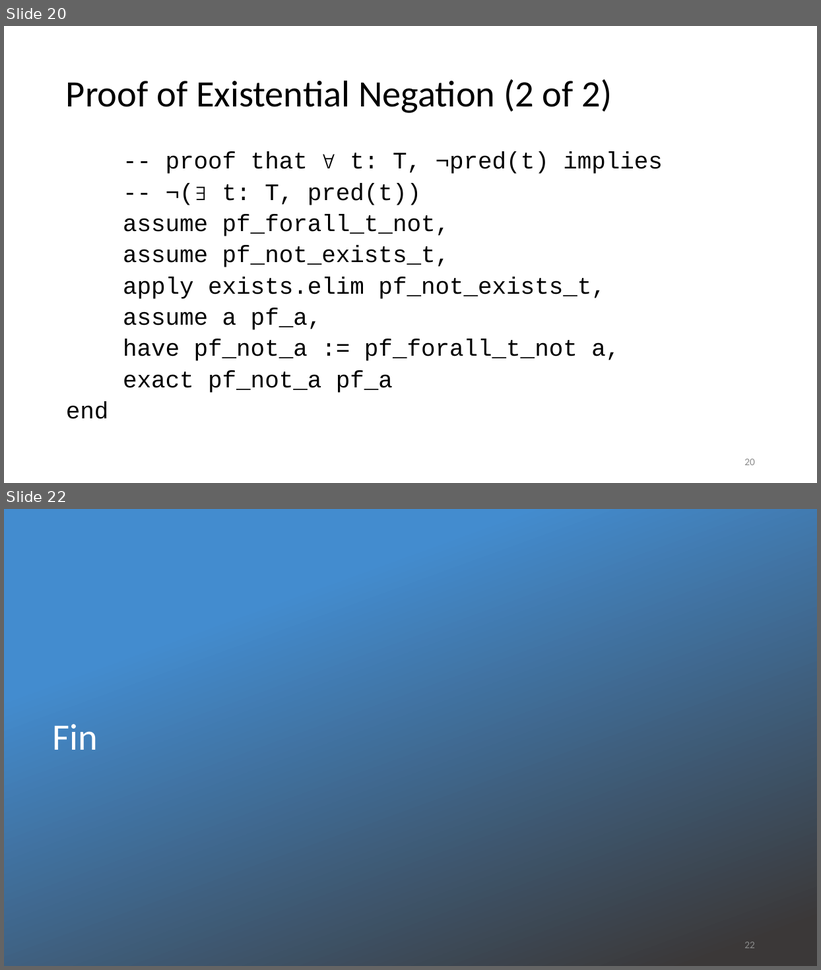
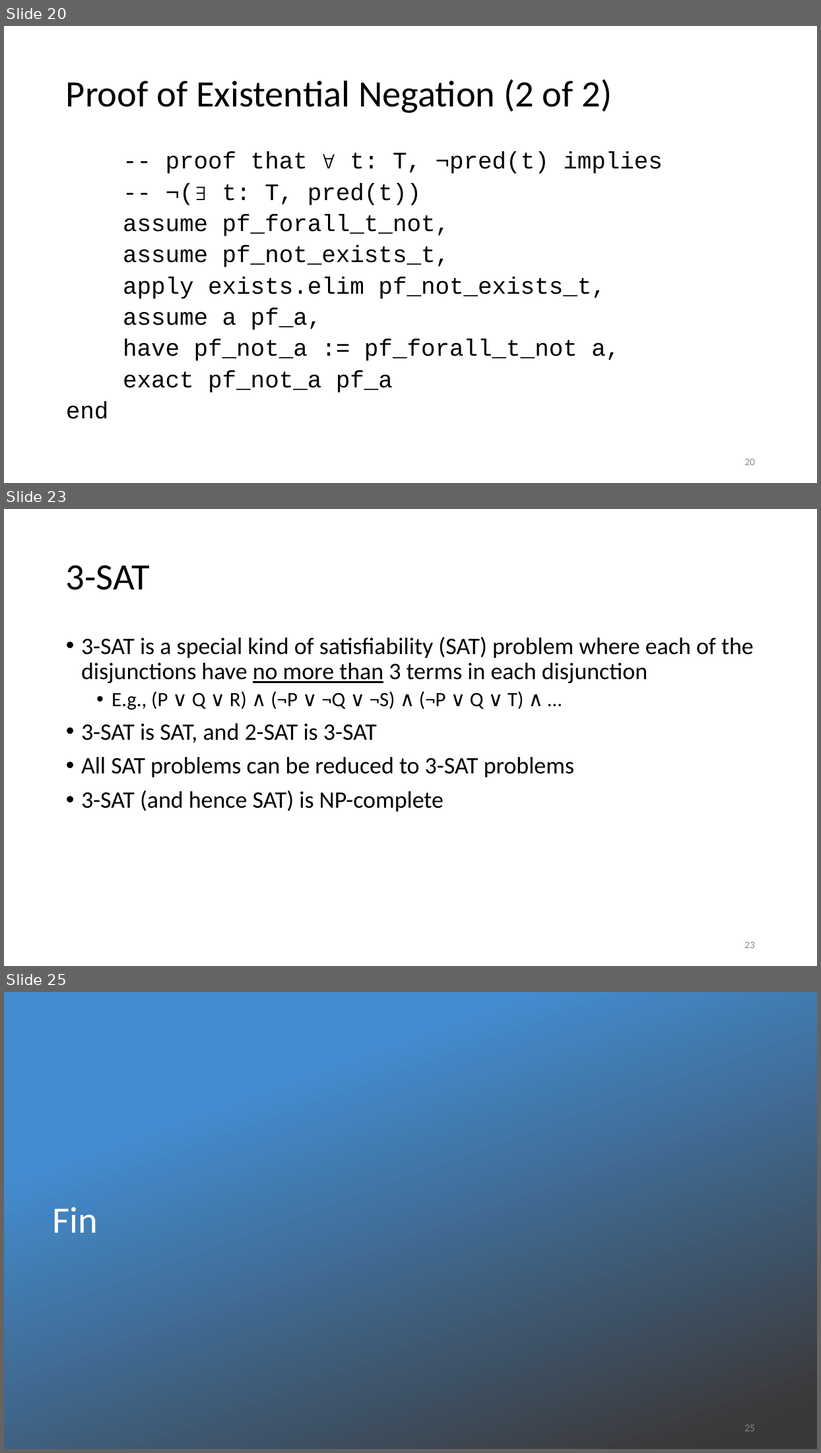
Before and after one commit to kevinsullivan/cs-dm, a slide deck: 11_Existential_Quantification/Exists.pptx. Shown one above the other, each under a label of ours: slides 20 and 22 before the commit, slides 20, 23 and 25 after it; the slides between them are not shown. The pictures are 821x970 and 821x1453 pixels, drawn with LibreOffice and Linux fonts; fonts in the diff are those of the drawing; background and template pictures are left out. Boxes give left, top, right and bottom in pixels: in the first picture for what was removed or moved away, otherwise in the second. Text is boxed around its words. In the diff, an @@ line names an element or a change of style, - is before the commit and + after.

Commit message:
Added additional satisfiability material

```diff
--- a/11_Existential_Quantification/Exists.pptx
+++ b/11_Existential_Quantification/Exists.pptx
@@ slide 23 added at (4, 509, 817, 966), background #FFFFFF @@
@@ title added at (66, 565, 150, 590), 44 pt, text #000000 @@
+3-SAT
@@ text added at (81, 637, 754, 812), 28 pt, text #000000 @@
+• 3-SAT is a special kind of satisfiability (SAT) problem where each of the disjunctions have no more than 3 terms in each disjunction
+  • E.g., (P ∨ Q ∨ R) ∧ (¬P ∨ ¬Q ∨ ¬S) ∧ (¬P ∨ Q ∨ T) ∧ …
+• 3-SAT is SAT, and 2-SAT is 3-SAT
+• All SAT problems can be reduced to 3-SAT problems
+• 3-SAT (and hence SAT) is NP-complete
@@ page number added at (745, 942, 755, 949), 12 pt, text #8C8C8C @@
+23
@@ what was slide 22 is now slide 25 @@
@@ page number at (745, 1425, 755, 1432): text changed @@
-22
+25
```
Also in this commit, not shown: 1 slide changed, 2 other slides added, 1 other file.
